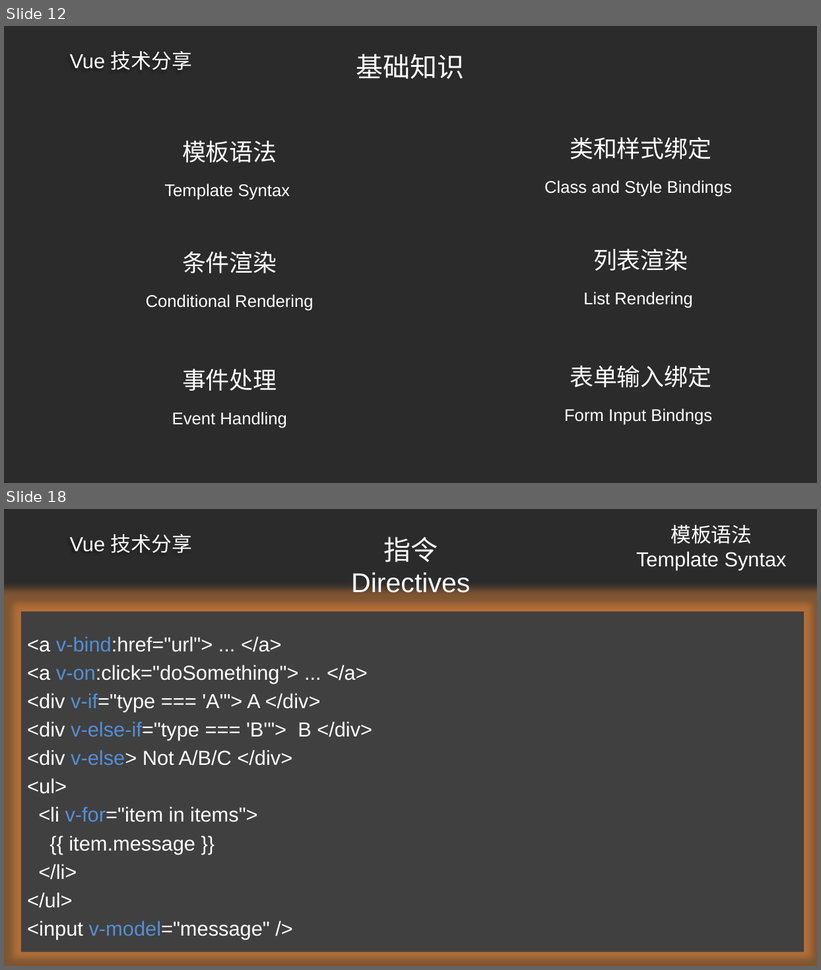
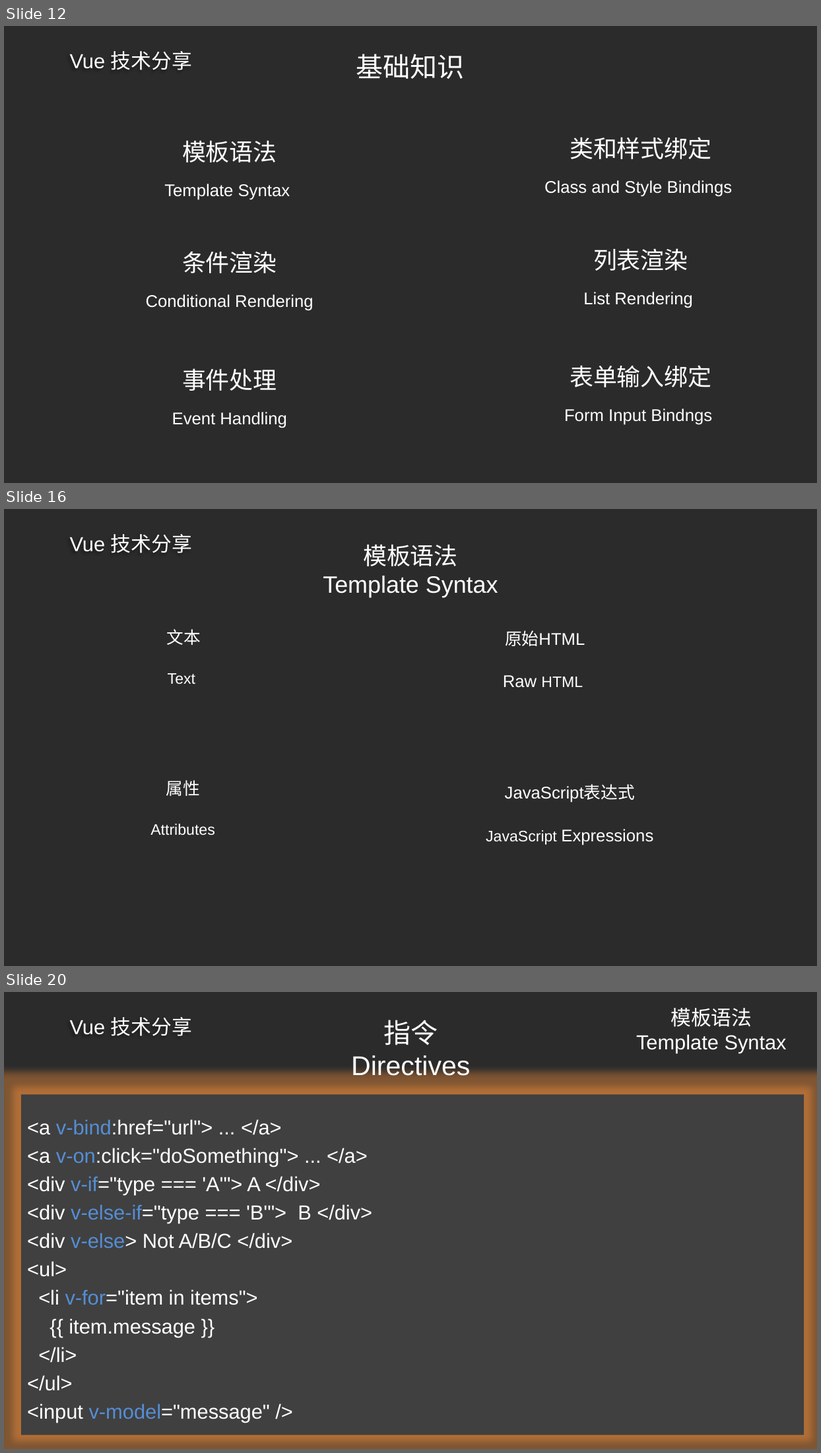
Before and after one commit to ldjdd/traing-library, a slide deck: vue/演示文稿.pptx. Shown one above the other, each under a label of ours: slides 12 and 18 before the commit, slides 12, 16 and 20 after it; the slides between them are not shown. The pictures are 821x970 and 821x1453 pixels, drawn with LibreOffice and Linux fonts; fonts in the diff are those of the drawing; background and template pictures are left out; a plain dark background stands for a picture behind light text. Boxes give left, top, right and bottom in pixels: in the first picture for what was removed or moved away, otherwise in the second. Text is boxed around its words. In the diff, an @@ line names an element or a change of style, - is before the commit and + after.

```diff
--- a/vue/演示文稿.pptx
+++ b/vue/演示文稿.pptx
@@ slide 16 added at (4,509,817,966), background picture (left out); not listed: 1 template element that a slide beside it also shows @@
@@ text added at (323,545,498,597), 28 pt, text #FFFFFF @@
+模板语法
+Template Syntax
@@ text added at (166,629,200,645), 20 pt, text #FFFFFF @@
+文本
@@ text added at (505,630,585,646), 20 pt, text #FFFFFF @@
+原始HTML
@@ text added at (168,673,195,684), 18 pt, text #FFFFFF @@
+Text
@@ text added at (503,675,583,688), 18 pt, text #FFFFFF @@
+Raw HTML
@@ text added at (166,780,199,796), 20 pt, text #FFFFFF @@
+属性
@@ text added at (505,786,635,803), 20 pt, text #FFFFFF @@
+JavaScript表达式
@@ text added at (151,824,215,836), 18 pt, text #FFFFFF @@
+Attributes
@@ text added at (486,829,653,846), 20 pt, text #FFFFFF @@
+JavaScript Expressions
@@ what was slide 18 is now slide 20 @@
```
Also in this commit, not shown: 5 slides changed, 3 other slides added, 1 slide removed.
